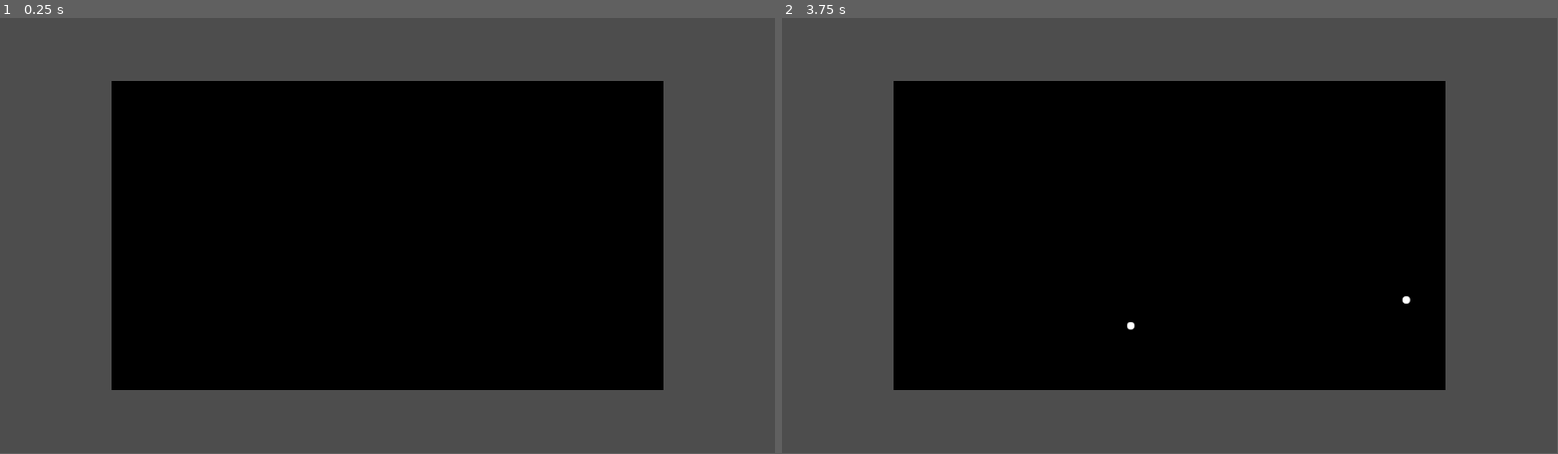
Above: before the commit, frames 1-2 (left to right).
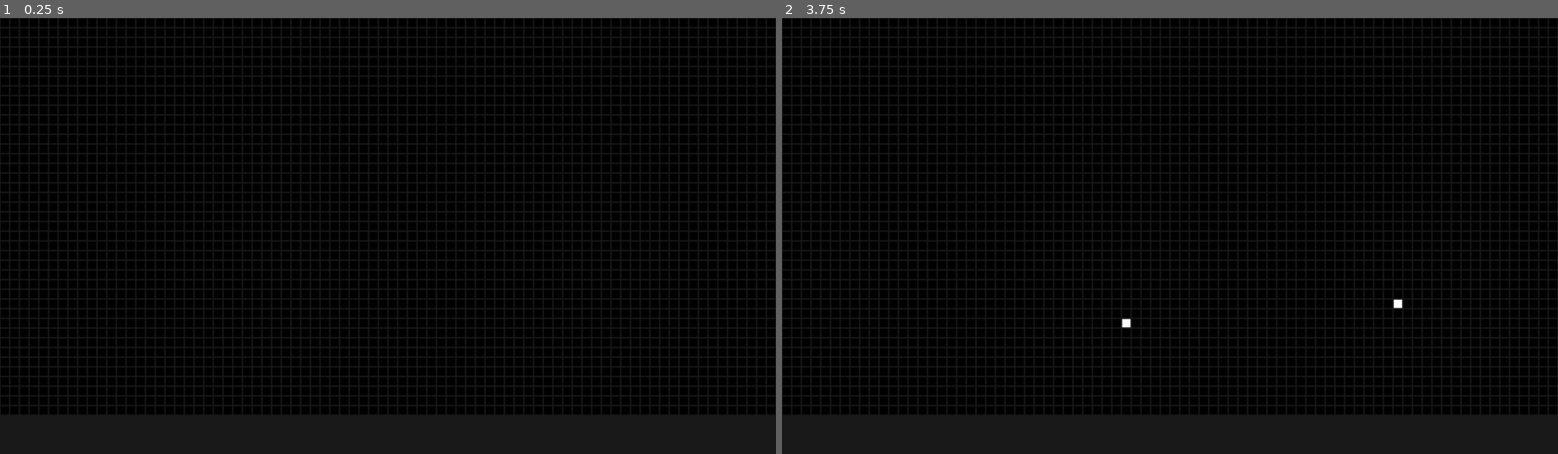
Above: after the commit, the same moments.

Repository: Keiroo/game-of-life
Game: Godot game, scene res://scenes/game.tscn
Same seed, same stepped clock (60 frames per second), same inputs: the game is played once before the commit and once after it.
Inputs (mouse positions are in pixels of both pictures, inside the frame that each line leads up to):
- Up to frame 1 (0.25 s): no input
- Up to frame 2 (3.75 s): tap Enter at 0.5, 2, 3.5 s; move the mouse to (1340, 214) at 0.52 s; press the mouse at (1340, 214) at 0.53 s; tap Space (toggle_play) at 0.8, 1.25, 1.35, 2.3, 2.75, 2.85 s; move the mouse to (1014, 257) at 1.27 s; release the mouse at (1014, 257) at 1.28 s; click (1014, 257) at 1.55 s; move the mouse to (1247, 140) at 2.02 s; press the mouse at (1247, 140) at 2.03 s; move the mouse to (1131, 323) at 2.77 s; release the mouse at (1131, 323) at 2.78 s; click (1131, 323) at 3.05 s; move the mouse to (1402, 301) at 3.52 s; press the mouse at (1402, 301) at 3.53 s
In our replay, the window is 799x449 before the commit and 800x450 after it. These sizes can differ from the game's own. Grey fills any space a smaller window leaves; there, only what the larger window draws over its background counts as a difference.

The runs differ from the first frame. In frame 1, 49% of the frame differs, in the area x 0-100%, y 0-100%; in frame 2, 49%.

Commit message:
expose play speed; clean project files

Diff:
--- a/project.godot
+++ b/project.godot
@@ -14,6 +14,12 @@
 run/main_scene="res://scenes/game.tscn"
 config/features=PackedStringArray("4.3", "GL Compatibility")
 config/icon="res://icon.svg"
+
+[display]
+
+window/size/viewport_width=1280
+window/size/viewport_height=720
+window/stretch/mode="viewport"
 
 [input]
 
--- a/scenes/game.tscn
+++ b/scenes/game.tscn
@@ -1,7 +1,9 @@
-[gd_scene load_steps=5 format=3 uid="uid://bmgwr2qiykwd2"]
+[gd_scene load_steps=7 format=3 uid="uid://bmgwr2qiykwd2"]
 
+[ext_resource type="Script" path="res://scripts/game_manager.gd" id="1_akf7h"]
 [ext_resource type="Texture2D" uid="uid://bu3mlf216uq68" path="res://sprites/tileset32x16.png" id="1_j7h14"]
-[ext_resource type="Script" path="res://scripts/tile_map_layer.gd" id="2_nln7p"]
+[ext_resource type="Script" path="res://scripts/tile_map_handler.gd" id="2_hh34f"]
+[ext_resource type="Script" path="res://scripts/camera_manager.gd" id="4_dfi05"]
 
 [sub_resource type="TileSetAtlasSource" id="TileSetAtlasSource_jkw30"]
 texture = ExtResource("1_j7h14")
@@ -11,13 +13,21 @@
 [sub_resource type="TileSet" id="TileSet_vn4km"]
 sources/0 = SubResource("TileSetAtlasSource_jkw30")
 
-[node name="game" type="Node2D"]
+[node name="Game" type="Node2D"]
+
+[node name="GameManager" type="Node" parent="."]
+unique_name_in_owner = true
+script = ExtResource("1_akf7h")
+background_color = Color(0.1, 0.1, 0.1, 1)
+
+[node name="Camera2D" type="Camera2D" parent="." node_paths=PackedStringArray("tile_map_Handler")]
+script = ExtResource("4_dfi05")
+tile_map_Handler = NodePath("../TileMapLayer")
 
 [node name="TileMapLayer" type="TileMapLayer" parent="."]
 tile_set = SubResource("TileSet_vn4km")
-script = ExtResource("2_nln7p")
-width = 64
-height = 36
-
-[node name="Camera2D" type="Camera2D" parent="TileMapLayer"]
-unique_name_in_owner = true
+script = ExtResource("2_hh34f")
+play_speed = 50.0
+width = 80
+height = 41
+height_offset = 4
--- /dev/null
+++ b/scripts/camera_manager.gd
@@ -0,0 +1,20 @@
+class_name CameraManager
+extends Camera2D
+
+@export var tile_map_Handler: TileMapHandler
+@export var zoom_coeff: float = 1
+
+var width_px
+var height_px
+var height_px_offset
+
+func _ready() -> void:
+	width_px = tile_map_Handler.width * tile_map_Handler.TILE_SIZE
+	height_px = tile_map_Handler.height * tile_map_Handler.TILE_SIZE
+	height_px_offset = tile_map_Handler.height_offset * tile_map_Handler.TILE_SIZE
+	position = Vector2(width_px, height_px + height_px_offset) / 2
+
+
+
+func _process(_delta: float) -> void:
+	zoom = Vector2(zoom_coeff, zoom_coeff)
--- /dev/null
+++ b/scripts/game_manager.gd
@@ -0,0 +1,12 @@
+class_name GameManager
+extends Node
+
+@export var background_color: Color
+
+func _ready() -> void:
+	RenderingServer.set_default_clear_color(background_color)
+
+
+
+func _process(_delta: float) -> void:
+	pass
--- /dev/null
+++ b/scripts/tile_map_handler.gd
@@ -0,0 +1,75 @@
+class_name TileMapHandler
+extends TileMapLayer
+
+const TILE_SIZE = 16
+
+@export var play_speed: float = 1
+@export var width: int
+@export var height: int
+@export var height_offset: int
+
+var playing = false
+var temp_field
+var time_counter = 0
+
+func _ready() -> void:
+
+	temp_field = []
+	for x in range(width):
+		var temp = []
+		for y in range(height):
+			set_cell(Vector2i(x, y), 0, Vector2i(0, 0))
+			temp.append(0)
+		temp_field.append(temp)
+
+
+func _process(delta: float) -> void:
+	if time_counter > 1 / play_speed:
+		time_counter = 0
+		update_fields()
+	else:
+		time_counter += delta
+
+func _input(event):
+	if event.is_action_pressed("toggle_play"):
+		playing = !playing
+	if event.is_action_pressed("click"):
+		var pos: Vector2i = (get_local_mouse_position() / TILE_SIZE).floor()
+		var coords = get_cell_atlas_coords(pos)
+		var new_coords = Vector2i(1 - coords.x, coords.y)
+		set_cell(pos, 0, new_coords)
+
+func update_fields():
+	if !playing:
+		return
+
+	# Calc all fields at once
+	for x in range(width):
+		for y in range(height):
+			calc_neighbours(x, y)
+
+	#Update fields after all are calculated
+	for x in range(width):
+		for y in range(height):
+			set_cell(Vector2i(x, y), 0, Vector2i(temp_field[x][y], 0))
+
+func calc_neighbours(x: int, y: int):
+	var live_neighbours = 0
+	for x_off in [-1, 0, 1]:
+		for y_off in [-1, 0, 1]:
+			if (x_off != y_off or x_off != 0) and get_cell(x + x_off, y + y_off) == 1:
+				live_neighbours += 1
+
+	if get_cell(x, y) == 1:
+		if live_neighbours in [2, 3]:
+			temp_field[x][y] = 1
+		else:
+			temp_field[x][y] = 0
+	else:
+		if live_neighbours == 3:
+			temp_field[x][y] = 1
+		else:
+			temp_field[x][y] = 0
+
+func get_cell(x: int, y: int) -> int:
+	return get_cell_atlas_coords(Vector2i(x, y)).x
--- a/scripts/tile_map_layer.gd
+++ /dev/null
@@ -1,73 +0,0 @@
-extends TileMapLayer
-
-const TILE_SIZE = 16
-
-@export var width: int
-@export var height: int
-
-var playing = false
-var temp_field
-
-
-# Called when the node enters the scene tree for the first time.
-func _ready() -> void:
-	var width_px = width * TILE_SIZE
-	var height_px = height * TILE_SIZE
-	var cam = $Camera2D
-
-	cam.position = Vector2(width_px, height_px) / 2
-	cam.zoom = Vector2(width_px, height_px) / Vector2(1280, 720)
-
-	temp_field = []
-	for x in range(width):
-		var temp = []
-		for y in range(height):
-			# set_cell(Vector2i(x, y), 0, Vector2i(1, 0))
-			set_cell(Vector2i(x, y), 0, Vector2i(0, 0))
-			temp.append(0)
-		temp_field.append(temp)
-
-
-# Called every frame. 'delta' is the elapsed time since the previous frame.
-func _process(_delta: float) -> void:
-	update_field()
-
-func _input(event):
-	if event.is_action_pressed("toggle_play"):
-		playing = !playing
-	if event.is_action_pressed("click"):
-		var pos: Vector2i = (get_local_mouse_position() / TILE_SIZE).floor()
-		var coords = get_cell_atlas_coords(pos)
-		var new_coords = Vector2i(1 - coords.x, coords.y)
-		set_cell(pos, 0, new_coords)
-
-func update_field():
-	if !playing:
-		return
-
-
-	for x in range(width):
-		for y in range(height):
-			var live_neighbours = 0
-			for x_off in [-1, 0, 1]:
-				for y_off in [-1, 0, 1]:
-					if x_off != y_off or x_off != 0:
-						if get_cell_atlas_coords(Vector2i(x + x_off, y + y_off)).x == 1:
-							live_neighbours += 1
-
-			if get_cell_atlas_coords(Vector2i(x, y)).x == 1:
-				if live_neighbours in [2, 3]:
-					temp_field[x][y] = 1
-				else:
-					temp_field[x][y] = 0
-			else:
-				if live_neighbours == 3:
-					temp_field[x][y] = 1
-				else:
-					temp_field[x][y] = 0
-
-
-
-	for x in range(width):
-		for y in range(height):
-			set_cell(Vector2i(x, y), 0, Vector2i(temp_field[x][y], 0))
Binary file changed: sprites/tileset32x16.png
